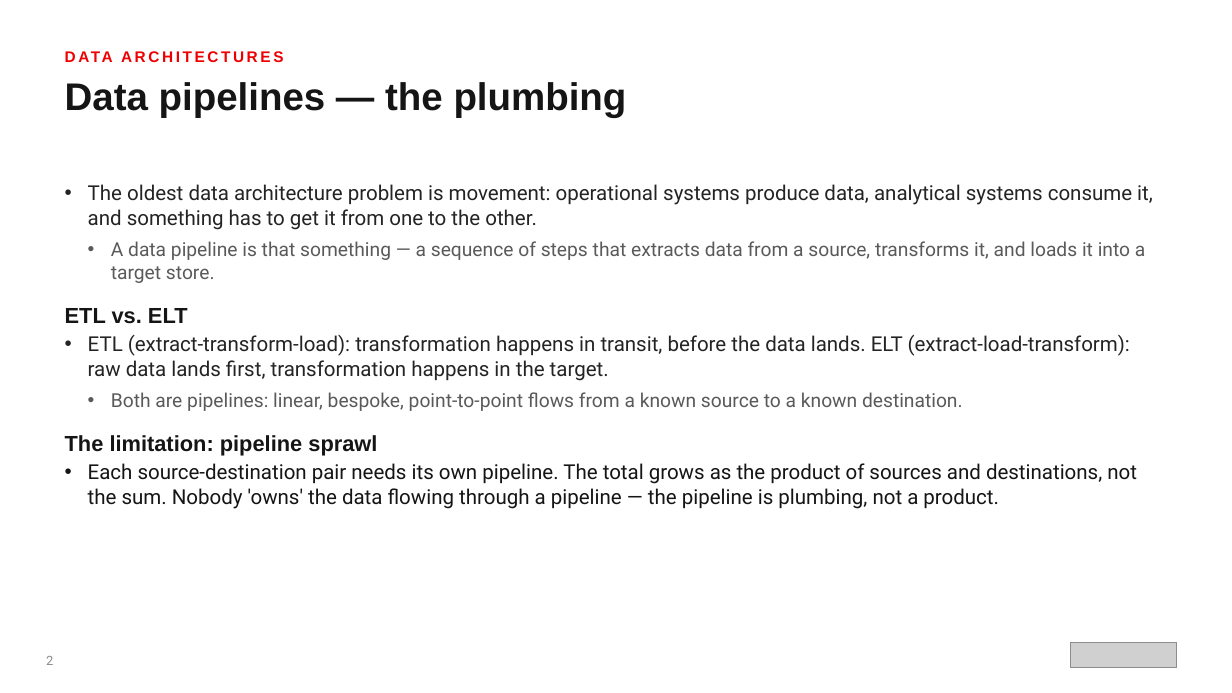
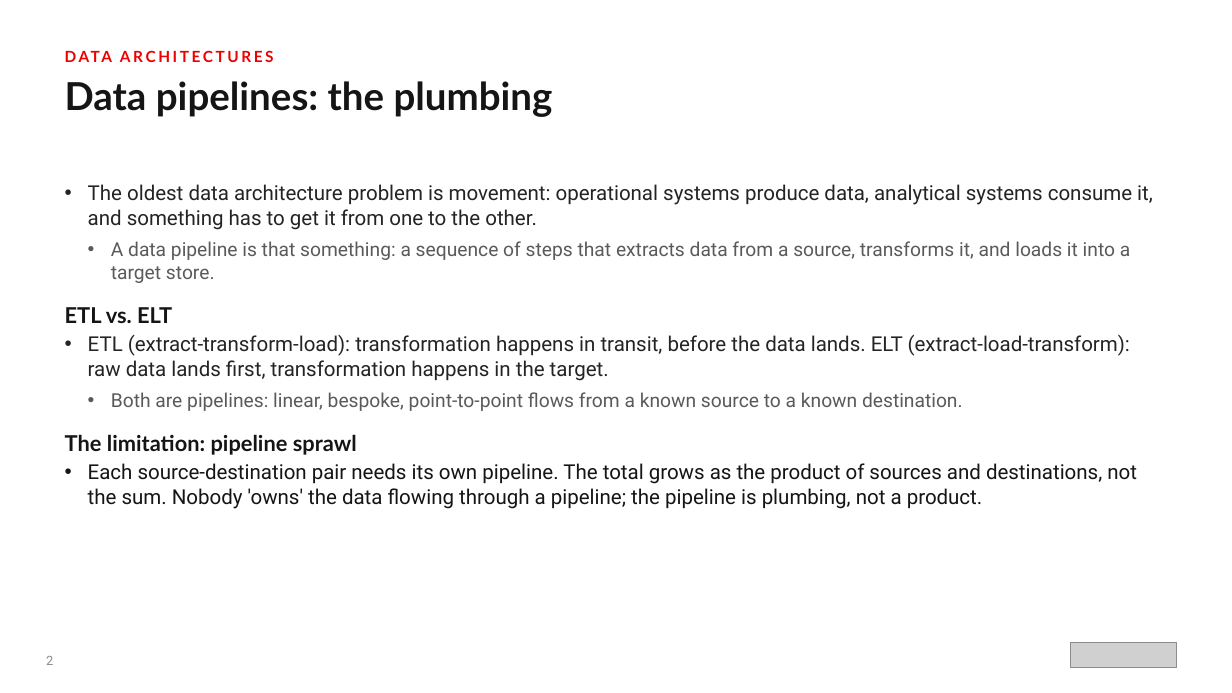
Before and after one commit to patterncatalyst/datamesh-reference-arch-python, a slide deck: slide 3 of presentation/data-mesh-101/The_Data_Mesh_101.pptx. Drawn at 1232x693 pixels with LibreOffice and Linux fonts; fonts in the diff are those of the drawing; grey boxes stand for pictures. Boxes give left, top, right and bottom in pixels: in the first picture for what was removed or moved away, otherwise in the second. Text is boxed around its words. In the diff, an @@ line names an element or a change of style, - is before the commit and + after.

Commit message:
docs(deck): voice + Red Hat Display pass on the data-mesh decks (#22)
* docs(deck): professional-voice pass on the data-mesh decks

Remove em dashes, chapter/section cross-references, and ban-tier verbal
tics (deliberately, earns its place, load-bearing, worth noticing, honest,
on purpose, not a toy, rest of this deck) from The Data Mesh 101 and
Data Mesh on OpenShift pptxgenjs sources, then rebuild both decks.

* docs(deck): Red Hat Display titles on the data-mesh decks

Replace the Overpass SemiBold heading font token with Red Hat Display in
both pptxgenjs sources (The Data Mesh 101, Data Mesh on OpenShift) and
rebuild; body (Red Hat Text) and code (Red Hat Mono) fonts are unchanged.

```diff
--- a/presentation/data-mesh-101/The_Data_Mesh_101.pptx
+++ b/presentation/data-mesh-101/The_Data_Mesh_101.pptx
@@ text "DATA ARCHITECTURES" at (65,82,147,111): font Arial to Lato @@
@@ text at (156,81,553,117): text changed; font Arial to Lato @@
-Data pipelines — the plumbing
+Data pipelines: the plumbing
@@ text at (111,241,1130,283): text changed @@
-  • A data pipeline is that something — a sequence of steps that extracts data from a source, transforms it, and loads it into a target store.
+  • A data pipeline is that something: a sequence of steps that extracts data from a source, transforms it, and loads it into a target store.
@@ text at (65,307,357,455): font Arial to Lato in "ETL vs. ELT", "The limitation: pipeline sprawl" @@
@@ text at (88,463,1137,509): text changed @@
-• Each source-destination pair needs its own pipeline. The total grows as the product of sources and destinations, not the sum. Nobody 'owns' the data flowing through a pipeline — the pipeline is plumbing, not a product.
+• Each source-destination pair needs its own pipeline. The total grows as the product of sources and destinations, not the sum. Nobody 'owns' the data flowing through a pipeline; the pipeline is plumbing, not a product.
```
Also in this commit, not shown: 13 other slides changed, 4 other files.
